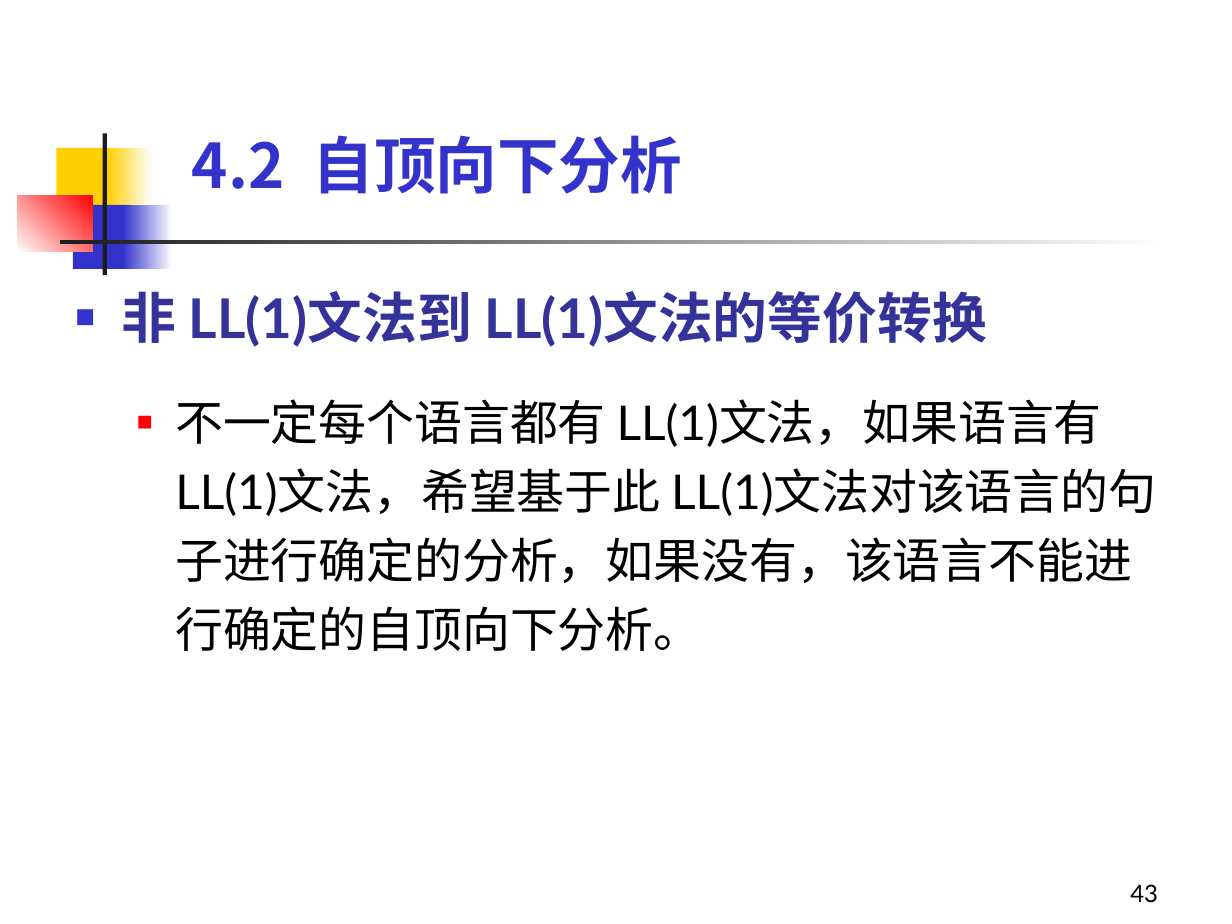
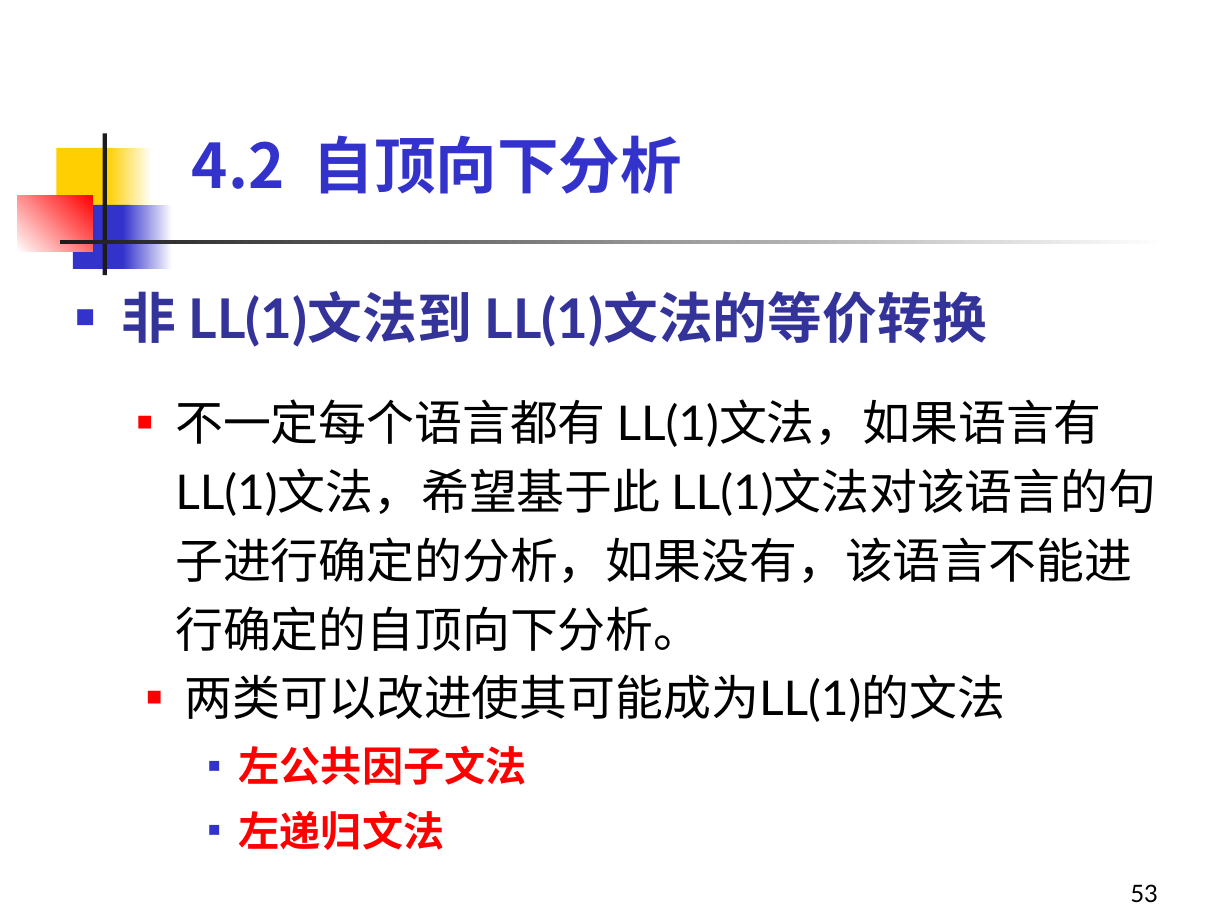
Before and after one commit to sonderlau/HzieeSurvivalGuide, a slide deck: slide 53 of Y1 Seminar II/编译原理/PPT/第4章 语法分析-1.ppt (slide 43 before the commit). Drawn at 1232x924 pixels with LibreOffice and Linux fonts; fonts in the diff are those of the drawing. Boxes give left, top, right and bottom in pixels: in the first picture for what was removed or moved away, otherwise in the second. Text is boxed around its words. In the diff, an @@ line names an element or a change of style, - is before the commit and + after.

```diff
--- a/Y1 Seminar II/编译原理/PPT/第4章 语法分析-1.ppt
+++ b/Y1 Seminar II/编译原理/PPT/第4章 语法分析-1.ppt
@@ text added at [185,674,1005,850], 28 pt, text #000000 @@
+  ■ 两类可以改进使其可能成为LL(1)的文法
+    ■ 左公共因子文法
+    ■ 左递归文法
@@ page number at [1130,884,1158,903]: text changed @@
-43
+53
```
Also in this commit, not shown: 18 other slides changed, 16 slides added, 11 other files.
